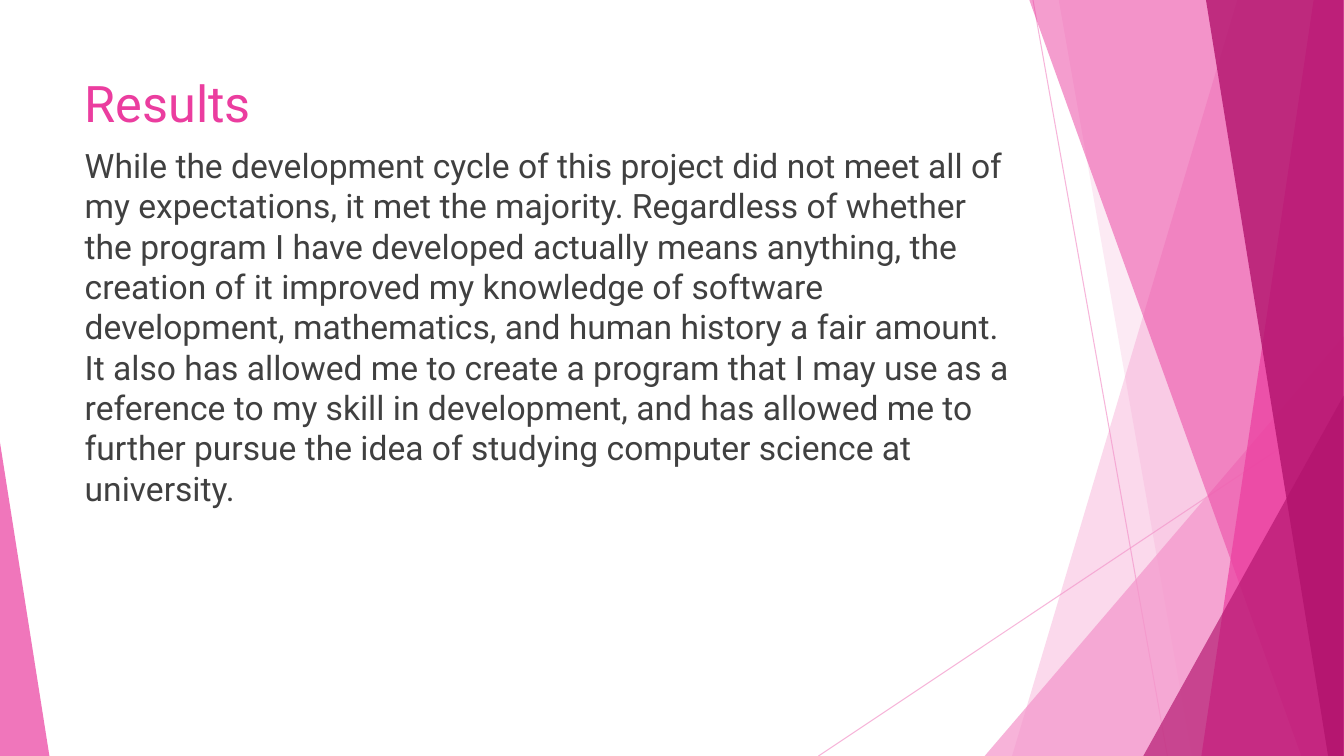
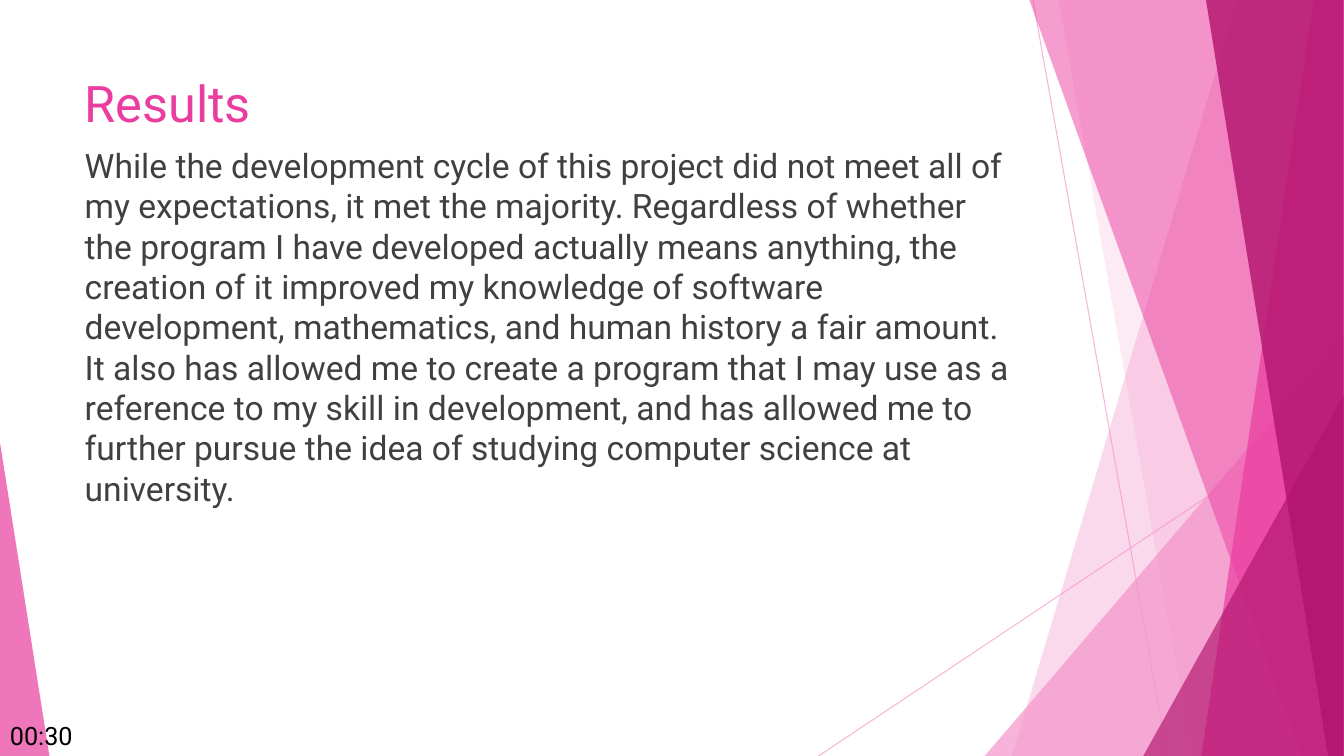
Before and after one commit to JaVonox/Iron_Age, a slide deck: slide 9 of Presentation.pptx. Drawn at 1344x756 pixels with LibreOffice and Linux fonts; fonts in the diff are those of the drawing. Boxes give left, top, right and bottom in pixels: in the first picture for what was removed or moved away, otherwise in the second. Text is boxed around its words. In the diff, an @@ line names an element or a change of style, - is before the commit and + after.

```diff
--- a/Presentation.pptx
+++ b/Presentation.pptx
@@ text added at bbox=[10, 722, 73, 751], 18 pt, text #000000 @@
+00:30
```
Also in this commit, not shown: 7 other slides changed.
